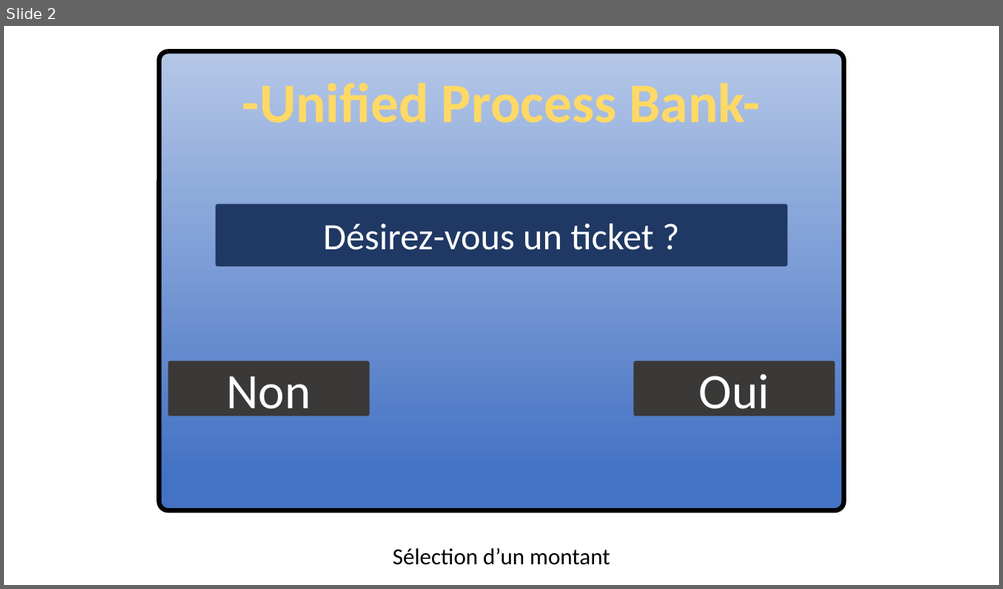
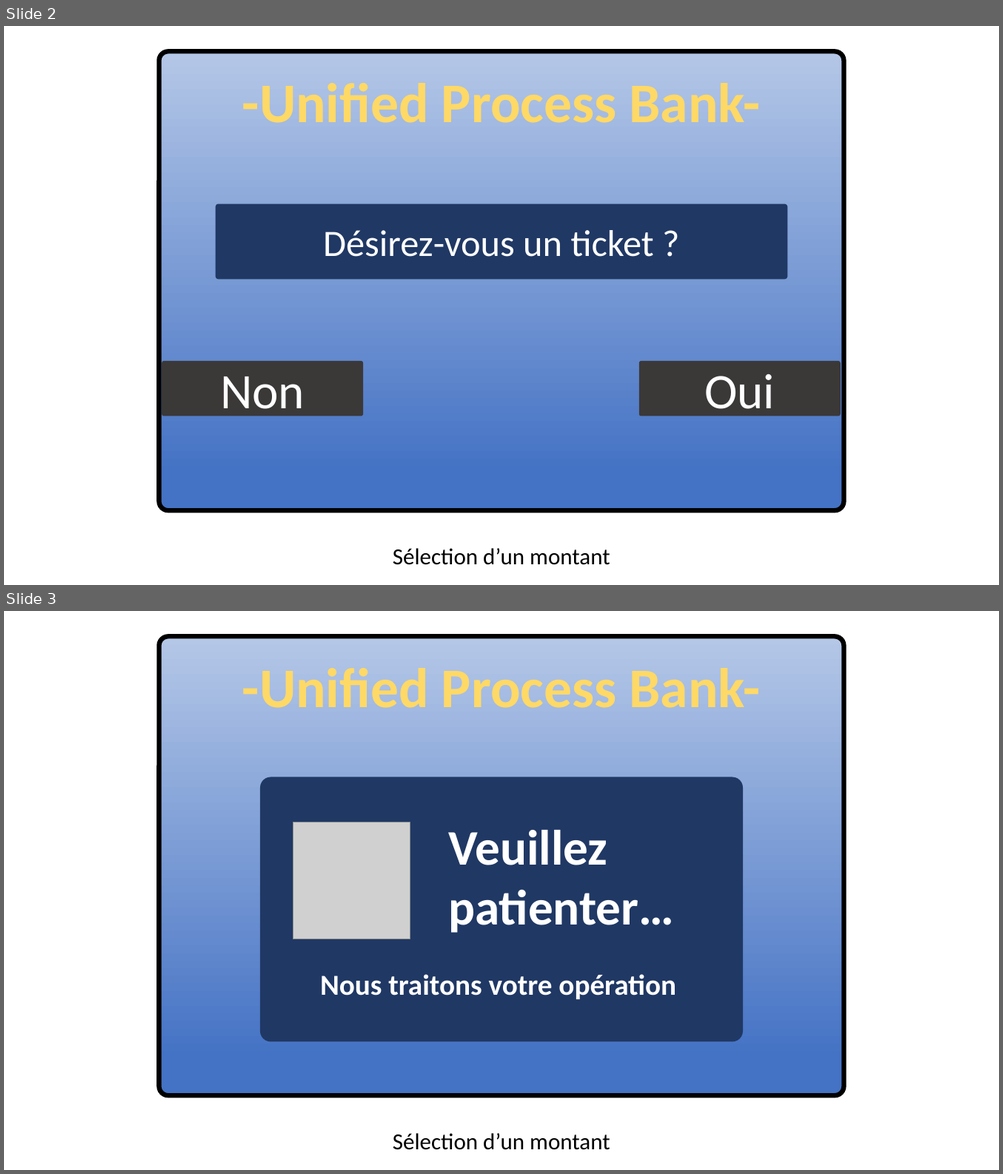
Before and after one commit to kyweez/CDA-15-APPLICATION-DESIGN, a slide deck: GAB/Version-aurelien/IHM-aurelien.pptx. Shown one above the other, each under a label of ours: slide 2 before the commit, slides 2 and 3 after it. The pictures are 1003x589 and 1003x1174 pixels, drawn with LibreOffice and Linux fonts; fonts in the diff are those of the drawing; grey boxes stand for pictures. Boxes give left, top, right and bottom in pixels: in the first picture for what was removed or moved away, otherwise in the second. Text is boxed around its words. In the diff, an @@ line names an element or a change of style, - is before the commit and + after.

```diff
--- a/GAB/Version-aurelien/IHM-aurelien.pptx
+++ b/GAB/Version-aurelien/IHM-aurelien.pptx
@@ slide 3 added at (4, 611, 999, 1170), background #FFFFFF @@
@@ rounded rectangle added at (159, 636, 844, 1096), fill gradient #4472C4 to #B4C7E7, outline #000000 4.5 pt @@
@@ text added at (242, 668, 760, 708), 54 pt, text #FFD966, bold @@
+-Unified Process Bank-
@@ rounded rectangle added at (260, 777, 743, 1042), fill #203864 @@
@@ picture added at (293, 822, 409, 939) @@
@@ text added at (448, 830, 674, 933), 48 pt, text #FFFFFF, bold @@
+Veuillez patienter…
@@ text added at (320, 974, 676, 999), 28 pt, text #FFFFFF, bold @@
+Nous traitons votre opération
@@ subtitle added at (392, 1133, 610, 1150), 22.2 pt, text #000000 @@
+Sélection d’un montant
@@ slide 2 changed as well @@
@@ rounded rectangle "Désirez-vous un ticket ?": place and size @@
-rounded rectangle "Désirez-vous un ticket ?" at (215, 204, 788, 267)
+rounded rectangle "Désirez-vous un ticket ?" at (215, 204, 788, 280)
@@ rounded rectangle "Non": place and size @@
-rounded rectangle "Non" at (168, 361, 370, 416)
+rounded rectangle "Non" at (162, 361, 363, 416)
@@ rounded rectangle "Oui": place and size @@
-rounded rectangle "Oui" at (634, 361, 835, 416)
+rounded rectangle "Oui" at (639, 361, 840, 416)
```
Also in this commit, not shown: 1 other slide changed, 1 other slide added.
